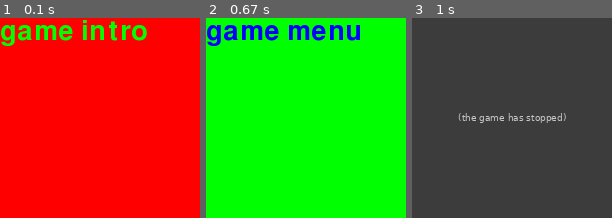
Above: before the commit, frames 1-3 (left to right).
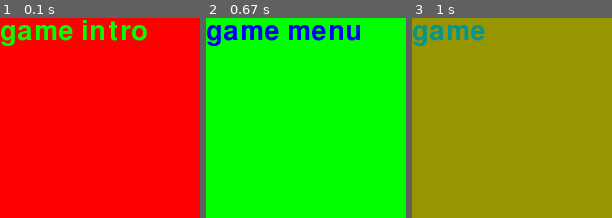
Above: after the commit, the same moments.

Repository: joshuagy/Insa-LATA-CESAR
Game: pygame game, started from Caesar_3_MVC/main.py
The game is run twice, just before and just after one commit, with the same random seed, the same clock (stepped at 60 frames per second) and the same inputs.
Inputs (mouse positions are in pixels of both pictures, inside the frame that each line leads up to):
- Up to frame 1 (0.1 s): no input
- Up to frame 2 (0.67 s): click (306, 118) at 0.38 s
- Up to frame 3 (1 s): click (448, 166) at 0.72 s

Frames 1-2 are identical in both runs. In frame 3, 100% of the frame differs, in the area x 0-100%, y 0-100%.
Before the commit the program exited at 0.77 s; later frames show no game.

Commit message:
Ajout ecran de jeu

Diff:
--- a/Caesar_3_MVC/Controller/controller.py
+++ b/Caesar_3_MVC/Controller/controller.py
@@ -71,7 +71,7 @@
 		Handles menu mouse events.
 		"""
 		# left click exits
-		self.evManager.Post(QuitEvent())
+		self.evManager.Post(StateChangeEvent(model.STATE_PLAY))
 
 class KeyboardInputHandler:
 	"""
--- a/Caesar_3_MVC/View/view.py
+++ b/Caesar_3_MVC/View/view.py
@@ -48,6 +48,8 @@
                 self.renderIntro()
             if currentstate == model.STATE_MENU:
                 self.renderMenu()
+            if currentstate == model.STATE_PLAY:
+                self.renderGame()
             self.clock.tick(30)
 
     def renderScene(self, scene):
@@ -76,6 +78,17 @@
         self.screen.blit(somewords, (0, 0))
         pygame.display.flip()
 
+    def renderGame(self) -> None:
+        """
+        Render the game.
+        """
+        self.screen.fill((150, 150, 0))
+        somewords = self.smallfont.render(
+                    'game',
+                    True, (0, 150, 150))
+        self.screen.blit(somewords, (0, 0))
+        pygame.display.flip()
+
     def initialize(self) -> None:
         """
         Set up the pygame graphical display and loads graphical resources.
